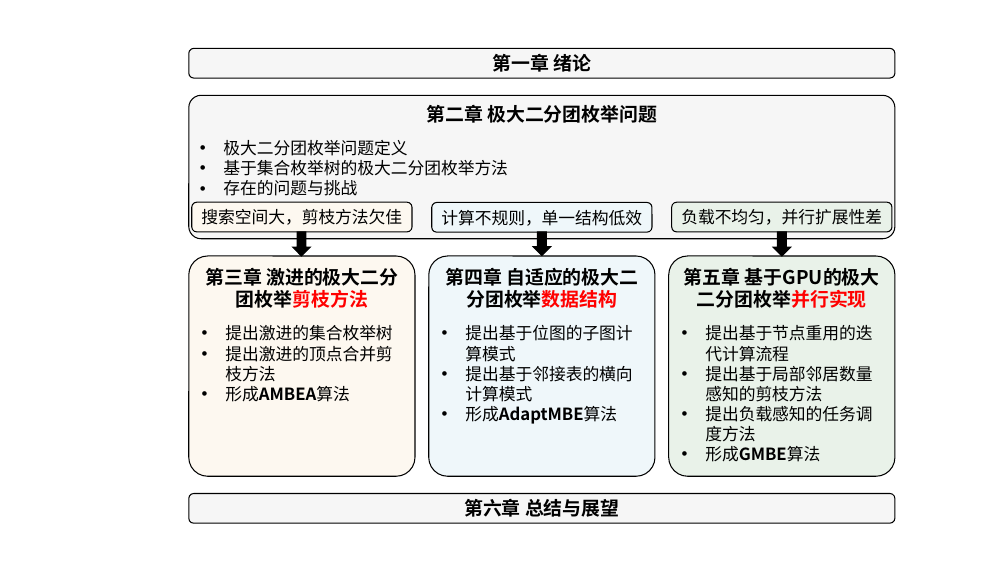
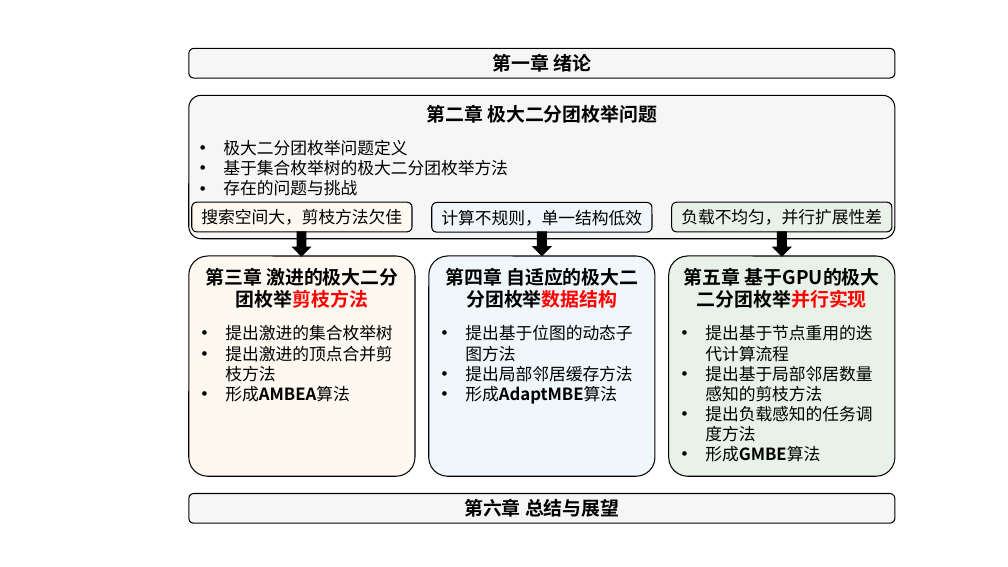
Before and after one commit to Pz1996/zjuthesis, a slide deck: slide 8 of figure/plot.pptx. Drawn at 1008x567 pixels with LibreOffice and Linux fonts; fonts in the diff are those of the drawing; background and template pictures are left out. Boxes give left, top, right and bottom in pixels: in the first picture for what was removed or moved away, otherwise in the second. Text is boxed around its words. In the diff, an @@ line names an element or a change of style, - is before the commit and + after.

```diff
--- a/figure/plot.pptx
+++ b/figure/plot.pptx
@@ text in rounded rectangle at (465, 325, 632, 382): text changed @@
-• 提出基于位图的子图计算模式
-• 提出基于邻接表的横向计算模式
+• 提出基于位图的动态子图方法
+• 提出局部邻居缓存方法
```
Also in this commit, not shown: 1 other slide changed, 1 slide added, 5 other files.
